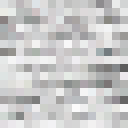
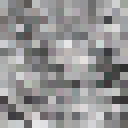
The second (128, 128) image is a revision of the first. Changes to its layers:
painted on "Группа 1" over [0, 0, 128, 128]
